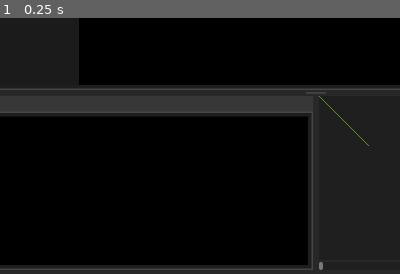
Above: before the commit, frame 1.
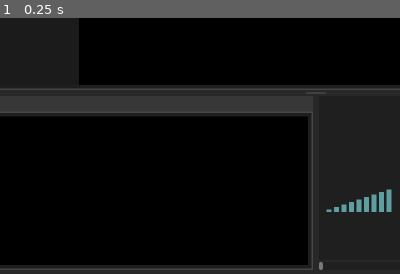
Above: after the commit, the same moment.

Repository: PatrikAAberg/dmce-gui
Game: Godot game, scene res://TraceGUI.tscn
Two runs of this game, one before a commit and one after it. Both use one fixed random seed, a clock stepped at 60 frames per second and the inputs below.
Inputs:
- Up to frame 1 (0.25 s): no input
The pictures show only the part of the screen within x 10-60%, y 50-100%; the shares and areas given below are measured in that part.

The runs differ from the first frame. In frame 1, 0.7% of the frame differs, in the area x 79-98%, y 30-76%.

Commit message:
trace: movie chart update on dragged and resized

Diff:
--- a/dmcetraceGUI/MovieChart.gd
+++ b/dmcetraceGUI/MovieChart.gd
@@ -6,7 +6,7 @@
 	tgui = node
 
 func Update():
-	print("Movie update")
+	queue_redraw()
 
 # Called when the node enters the scene tree for the first time.
 func _ready():
@@ -18,4 +18,9 @@
 	pass
 
 func _draw():
-	draw_line(Vector2(0, 0), Vector2(100, 100), Color.GREEN_YELLOW, 1)
+	var Width = tgui.MovieChartContainer.size.x
+	var Height = tgui.MovieChartContainer.size.y
+	var width = Width / 2
+
+	for i in range (10):
+		draw_rect(Rect2(i * 15, Height, 10, -i * 5), Color.CADET_BLUE, true)
--- a/dmcetraceGUI/TraceGUI.gd
+++ b/dmcetraceGUI/TraceGUI.gd
@@ -89,6 +89,8 @@
 var Dragged = false
 var DraggedFrameCount = 0
 var DraggedOffsetAll = ""
+var MovieChartContainer
+var TCMovieHSplitContainer
 
 func TimerStart():
 	time_start = Time.get_ticks_msec()
@@ -386,6 +388,7 @@
 	TCoreLabels			= get_node("Background/VSplitTop/VSplitBot/TCMovieHSplitContainer/TChartTab/TChartPanel/TCoreLabels")
 	TChartTab			= get_node("Background/VSplitTop/VSplitBot/TCMovieHSplitContainer/TChartTab")
 	MovieChart			= get_node("Background/VSplitTop/VSplitBot/TCMovieHSplitContainer/MovieContainer/MovieChartContainer/MovieChart")
+	MovieChartContainer	= get_node("Background/VSplitTop/VSplitBot/TCMovieHSplitContainer/MovieContainer/MovieChartContainer")
 	FChart 				= get_node("Background/VSplitTop/VSplitBot/FuncTab/FuncContainer/FuncHBoxContainer/HSplitFNameFChart/FChartPanelTop/FChartPanel/FChart")
 	FMarkers 			= get_node("Background/VSplitTop/VSplitBot/FuncTab/FuncContainer/FuncHBoxContainer/HSplitFNameFChart/FChartPanelTop/FChartPanel/FMarkers")
 	FChartBox 			= get_node("Background/VSplitTop/VSplitBot/FuncTab/FuncContainer/FuncHBoxContainer/HSplitFNameFChart/FChartPanelTop/FChartPanel")
@@ -418,6 +421,7 @@
 	LineEditBasePath = get_node("SettingsConfirmationDialog/HBoxContainerSettings/VBoxContainerLeft/LineEditBasePath")
 	LineEditPathFind = get_node("SettingsConfirmationDialog/HBoxContainerSettings/VBoxContainerLeft/LineEditPathFind")
 	LineEditPathReplace = get_node("SettingsConfirmationDialog/HBoxContainerSettings/VBoxContainerLeft/LineEditPathReplace")
+	TCMovieHSplitContainer = get_node("Background/VSplitTop/VSplitBot/TCMovieHSplitContainer")
 
 	re_remove_probe = RegEx.new()
 	re_remove_probe.compile("\\(DMCE_PROBE.*?\\),")      #\d*(.*?),")
@@ -432,6 +436,7 @@
 	VSplitCTop.dragged.connect(self._dragged)
 	HSplitCTop.dragged.connect(self._dragged)
 	VSplitCBot.dragged.connect(self._dragged)
+	TCMovieHSplitContainer.dragged.connect(self._dragged)
 #	Background.resized.connect(self._resized)
 	MenuFile.id_pressed.connect(self._menu_file_pressed)
 	MenuView.id_pressed.connect(self._menu_view_pressed)
@@ -583,6 +588,7 @@
 	if len(Trace) > 0:
 		UpdateTimeLine()
 		UpdateMarkers()
+		MovieChart.Update()
 		PopulateViews(TRACE | INFO | SRC)
 	ResizeState = 0
 
@@ -644,7 +650,7 @@
 	# Periodical update of state
 
 	if Dragged:
-		var DraggedOffsetAllNow = str(VSplitCTop.split_offset) + str(HSplitCTop.split_offset) + str(VSplitCBot.split_offset)
+		var DraggedOffsetAllNow = str(VSplitCTop.split_offset) + str(HSplitCTop.split_offset) + str(VSplitCBot.split_offset) + str(TCMovieHSplitContainer.split_offset)
 		if DraggedOffsetAll == DraggedOffsetAllNow:
 			DraggedFrameCount += 1
 			if DraggedFrameCount > 60:
@@ -654,6 +660,7 @@
 				if len(Trace) > 0:
 					UpdateTimeLine()
 					UpdateMarkers()
+					MovieChart.Update()
 				Dragged = false
 		else:
 			DraggedFrameCount = 0
